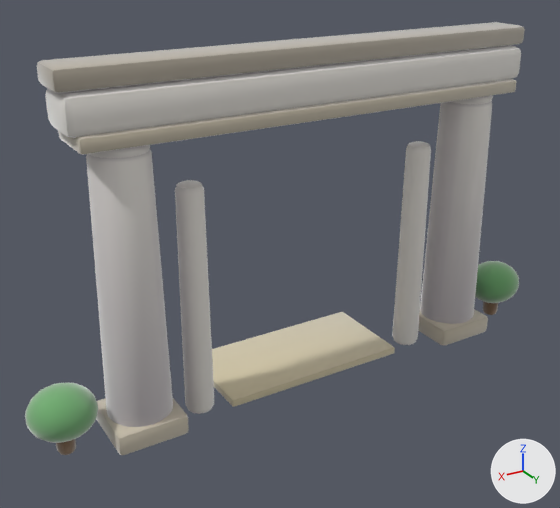
What one commit did to the glTF model assets/models/gates/3a7f47d9.glb.
Camera for both pictures: a camera (50 mm lens) standing at (4.65, 7.02, 5.22) and looking at (0.24, -0.34, 1.54). Every picture has the same lights, and +X, +Y and +Z are marked at lower right. The picture after the commit comes second. Vertices at exactly the same position are counted once.

Names of what the first picture shows: 'gate_3a7f47d9'.
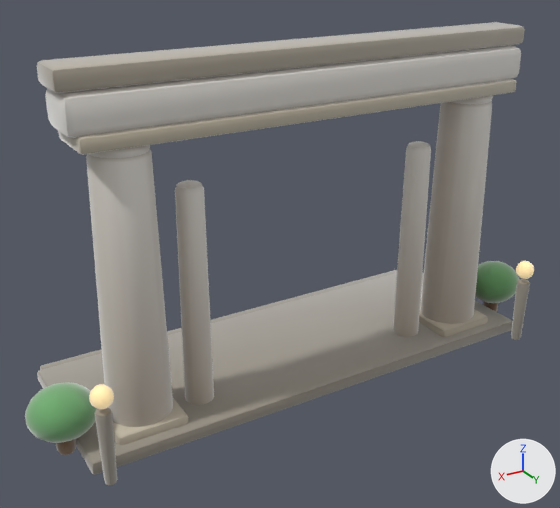
Diff of the bpy script that builds the scene:
```diff
--- a/assets/models/gates/3a7f47d9.glb.py
+++ b/assets/models/gates/3a7f47d9.glb.py
@@ mat_clay__9e978a_0_93 @@
+mat_clay__9e978a_0_93 = bpy.data.materials.new('clay_#9E978A_0.93_-')
+# nodes: BsdfPrincipled, Mix, OutputMaterial, VertexColor
+# colours: grey #9e978a, mixed with the vertex colours
@@ mat_clay__b9b2a2_0_93 @@
+mat_clay__b9b2a2_0_93 = bpy.data.materials.new('clay_#B9B2A2_0.93_-')
+# nodes: BsdfPrincipled, Mix, OutputMaterial, VertexColor
+# colours: grey #b9b2a2, mixed with the vertex colours
@@ mat_clay__ffe2a8_0_95__ffe2a8 @@
+mat_clay__ffe2a8_0_95__ffe2a8 = bpy.data.materials.new('clay_#FFE2A8_0.95_#FFE2A8')
+# nodes: BsdfPrincipled, Mix, OutputMaterial, VertexColor
+# colours: beige #bca67a, beige #ffe2a8, mixed with the vertex colours
@@ me_gate_3a7f47d9 @@
 # used by ob_gate_3a7f47d9; location = (0.0, 0.0, 0.0)
-me_gate_3a7f47d9.from_pydata(...)  # 1884 vertices, 3704 faces; spans x -3.47..3.47, y -1.0..0.42, z 0.0..4.06
+me_gate_3a7f47d9.from_pydata(...)  # 2384 vertices, 4676 faces; spans x -3.47..3.47, y -1.71..0.84, z 0.0..4.06
+# me_gate_3a7f47d9 part 1: the loose piece of 56 vertices spanning x -2.72..2.72, y -0.35..0.35, z 3.28..3.45 is copied, and the copy is multiplied about its middle by the matrix ((1.076, -0.003, -0.009), (0.0, 0.469, -0.006), (0.0, -0.002, 0.742)), then moved by (0.0, -1.54, -3.31), in mat_clay__9e978a_0_93; it spans x -2.92..2.92, y -1.71..-1.37, z 0.0..0.12
+# me_gate_3a7f47d9 part 2: a new loose piece, a UV sphere (10 segments, 6 rings, poles along z) spanning x -2.98..-2.74, y 0.61..0.84, z 0.9..1.14, in mat_clay__ffe2a8_0_95__ffe2a8
+# me_gate_3a7f47d9 part 3: a new loose piece, a UV sphere (10 segments, 6 rings, poles along z) spanning x 2.75..2.99, y 0.61..0.84, z 0.9..1.14, in mat_clay__ffe2a8_0_95__ffe2a8
+# me_gate_3a7f47d9 part 4: a new loose piece of 114 vertices spanning x -2.95..-2.78, y 0.64..0.8, z 0.0..0.86, in mat_clay__9e978a_0_93
+# me_gate_3a7f47d9 part 5: a new loose piece of 114 vertices spanning x 2.78..2.95, y 0.64..0.8, z 0.0..0.86, in mat_clay__9e978a_0_93
+# me_gate_3a7f47d9 part 6: a new loose piece of 56 vertices spanning x -3.0..2.99, y -1.55..0.55, z 0.0..0.16, in mat_clay__9e978a_0_93
+# me_gate_3a7f47d9 part 7: 3575 kept faces spanning x -3.47..3.47, y -1.0..0.42, z 0.0..4.05 get new vertex colours
+# other edits to the shape of me_gate_3a7f47d9 do not show in these pictures
 me_gate_3a7f47d9.materials.append(mat_clay__f3efe8_0_93)
@@ me_gate_3a7f47d9 @@
 me_gate_3a7f47d9.materials.append(mat_clay__d8cca8_0_93)
+me_gate_3a7f47d9.materials.append(mat_clay__9e978a_0_93)
+me_gate_3a7f47d9.materials.append(mat_clay__b9b2a2_0_93)
+me_gate_3a7f47d9.materials.append(mat_clay__ffe2a8_0_95__ffe2a8)
```

Boxes (x1, y1, x2, y2) around the edits, measured in the pictures (560 x 508 px):
'gate_3a7f47d9', reshaped (7% taller): before (25, 22, 525, 455); after (25, 22, 534, 485)
part 1 of me_gate_3a7f47d9, added (mostly hidden): after (40, 270, 397, 370)
part 2 of me_gate_3a7f47d9, added: after (516, 261, 534, 279)
part 3 of me_gate_3a7f47d9, added (beige): after (89, 384, 114, 409)
part 4 of me_gate_3a7f47d9, added: after (511, 279, 530, 340)
part 5 of me_gate_3a7f47d9, added: after (95, 407, 118, 485)
part 6 of me_gate_3a7f47d9, added: after (37, 272, 513, 475)
part 7 of me_gate_3a7f47d9, edited (looks the same): (25, 27, 525, 455) in both
